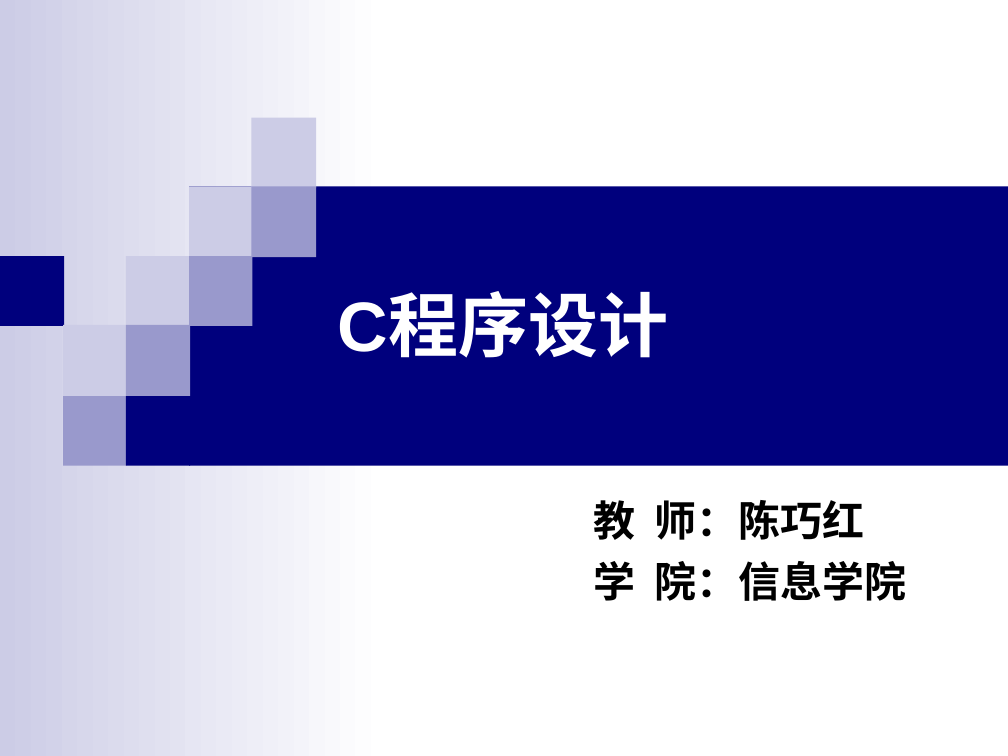
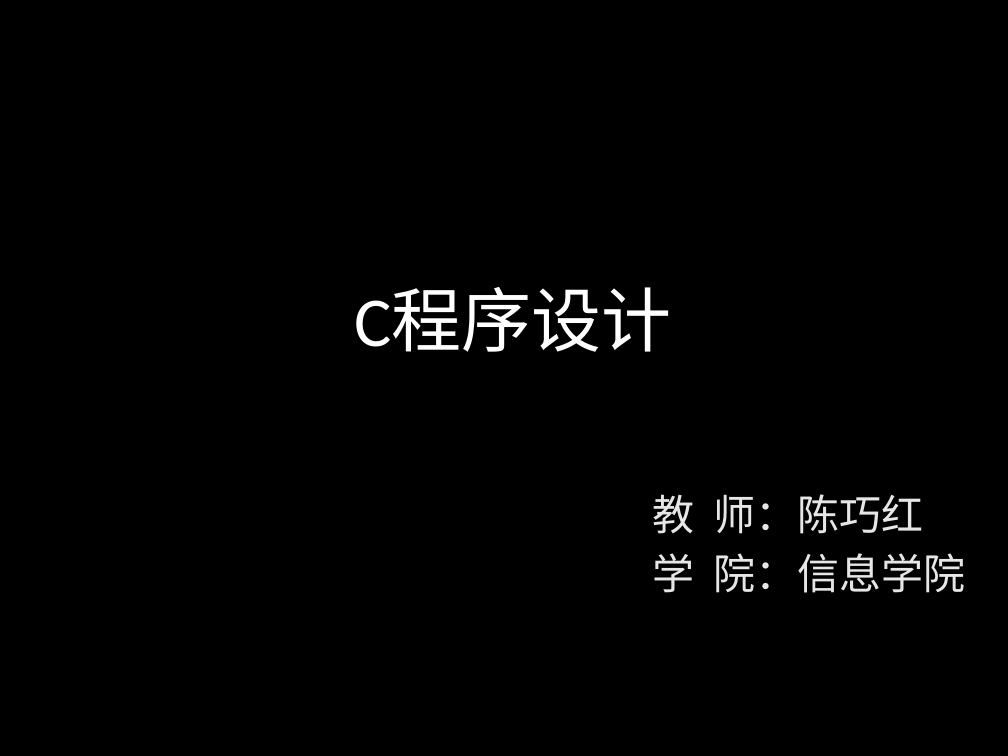
Before and after one commit to doubletao/ppt2img, a slide deck: slide 1 of PPT2Img/test.ppt. Drawn at 1008x756 pixels with LibreOffice and Linux fonts; fonts in the diff are those of the drawing. Boxes give left, top, right and bottom in pixels: in the first picture for what was removed or moved away, otherwise in the second. Text is boxed around its words. In the diff, an @@ line names an element or a change of style, - is before the commit and + after.

```diff
--- a/PPT2Img/test.ppt
+++ b/PPT2Img/test.ppt
@@ background #FFFFFF to #000000 @@
@@ title "C程序设计": place and size @@
-title "C程序设计" at [338,295,669,358]
+title "C程序设计" at [354,287,671,352]
@@ title "C程序设计" at [354,287,671,352]: font Arial to Calibri, bold off; line spacing 1 to 0.9 @@
@@ group removed at [0,0,1008,756]: 12 rectangles @@
@@ subtitle "教 师：陈巧红": place and size @@
-subtitle "教 师：陈巧红" at [593,500,906,601]
+subtitle "教 师：陈巧红" at [653,494,966,593]
@@ subtitle "教 师：陈巧红" at [653,494,966,593]: font Arial to Calibri, text colour #000000 to #E7E6E6, bold off; line spacing 1 to 0.9; more space between paragraphs @@
```
Also in this commit, not shown: 37 other slides changed, 1 other file.
